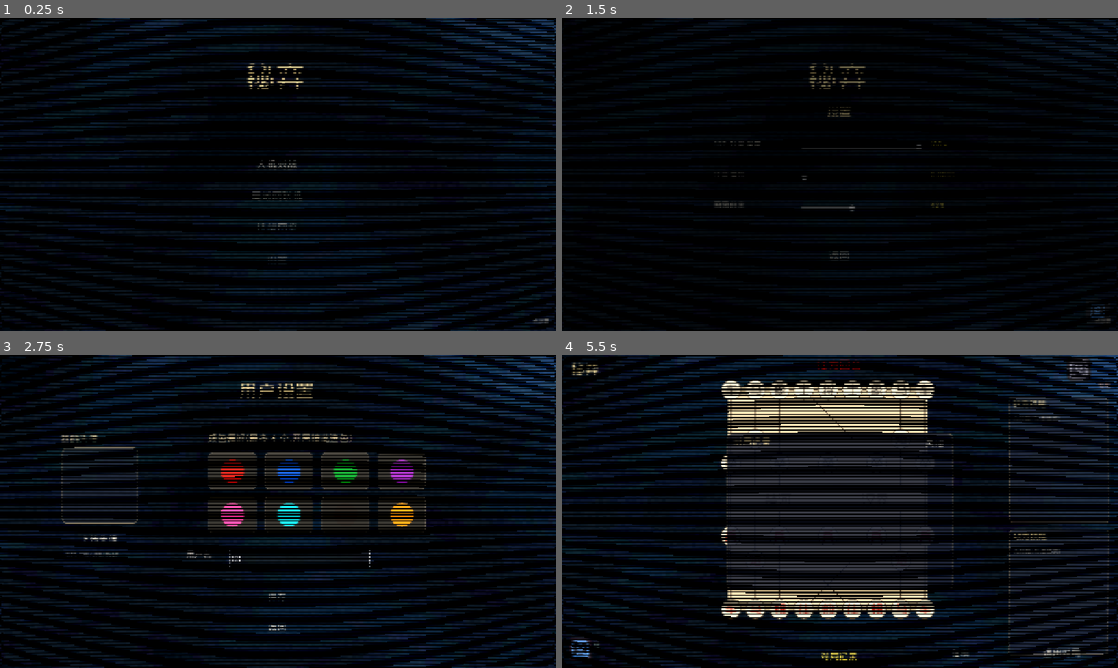
Above: before the commit, frames 1-4 (two rows, left to right).
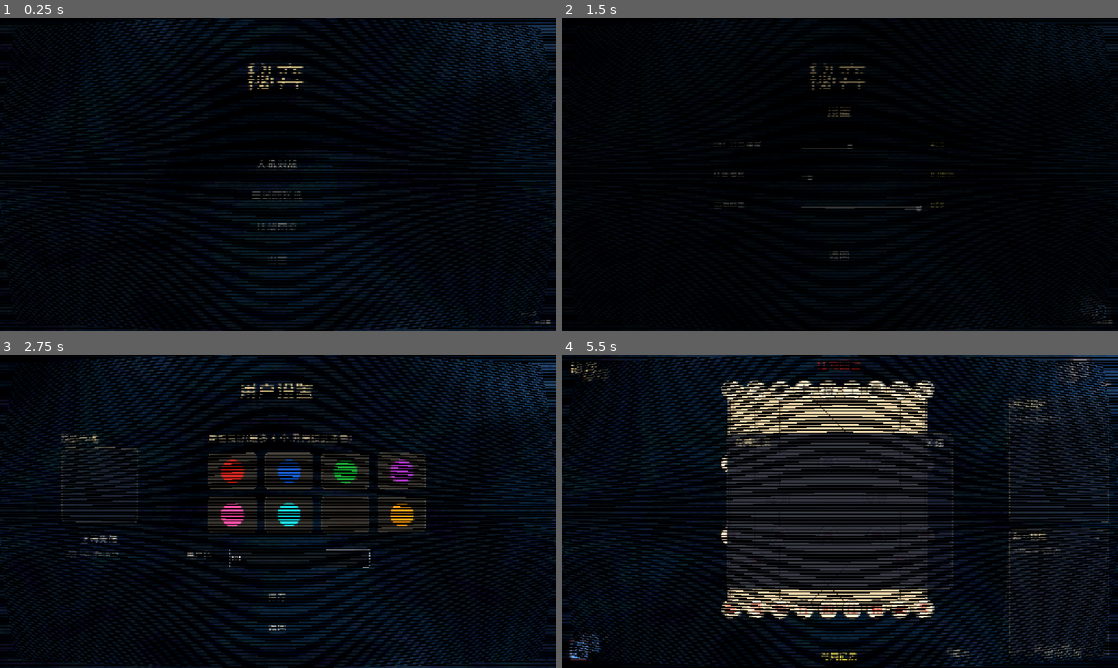
Above: after the commit, the same moments.

Repository: Lurongshika/ChessGame
Game: Godot game, scene res://scenes/main.tscn
Two runs of this game, one before a commit and one after it. Both use one fixed random seed, a clock stepped at 60 frames per second and the inputs below.
Inputs (mouse positions are in pixels of both pictures, inside the frame that each line leads up to):
- Up to frame 1 (0.25 s): no input
- Up to frame 2 (1.5 s): click "设置" at 0.5 s; click (1101, 312) at 1.25 s
- Up to frame 3 (2.75 s): click (300, 558) at 2.02 s; type "12" at 2.1 s
- Up to frame 4 (5.5 s): click "保存" at 2.75 s; click "人机对战" at 3.5 s; click "标准模式" at 4.25 s; click "对局记录" at 5 s

The runs differ from the first frame. In frame 1, 26% of the frame differs, in the area x 0-100%, y 0-100%; in frame 2, 2.3%; in frame 3, 37%; in frame 4, 42%.

Commit message:
CRT 默认值调整:强度40%/红蓝偏移0.0005/曲率85%;曲率滑块上限85%

Diff:
--- a/global.gd
+++ b/global.gd
@@ -17,9 +17,9 @@
 
 # 设置(用户可调,持久化到 user://settings.json)
 const SETTINGS_PATH := "user://settings.json"
-var crt_strength := 1.0     # CRT 效果强度(0.0-1.0)
-var crt_aberration := 0.0   # CRT 红蓝偏移(色差,0.0-0.01)
-var crt_curve := 12.0       # CRT 画面曲率(1.0-20.0,越小越弯,12 为默认)
+var crt_strength := 0.4     # CRT 效果强度(0.0-1.0,默认 40%)
+var crt_aberration := 0.0005  # CRT 红蓝偏移(色差,0.0-0.01,默认 0.0005)
+var crt_curve := 3.85       # CRT 画面曲率(1.0-20.0,越小越弯,默认 85%≈3.85)
 
 # 16 种棋子颜色预设(大厅选色板与对局棋子共用)
 # 8 种颜色:红蓝绿紫粉青黑橙(黑=黑方棋子色,用于玩家区分)
--- a/scripts/main_menu.gd
+++ b/scripts/main_menu.gd
@@ -231,14 +231,14 @@
 		ab_val.text = "%.4f" % ab
 	)
 
-	# 画面曲率(0-100 → curve_val 20.0-1.0,越小越弯)
+	# 画面曲率(0-85 → curve_val 20.0-3.85,越小越弯,上限 85%)
 	var cv_label := _label("画面曲率", 17, Color(0.85, 0.82, 0.75))
 	cv_label.position = Vector2(350, 420)
 	cv_label.size = Vector2(180, 34)
 	opt_root.add_child(cv_label)
 	var cv_slider := HSlider.new()
 	cv_slider.min_value = 0
-	cv_slider.max_value = 100
+	cv_slider.max_value = 85
 	cv_slider.step = 1
 	cv_slider.value = (20.0 - Global.crt_curve) / (20.0 - 1.0) * 100.0
 	cv_slider.position = Vector2(550, 422)
